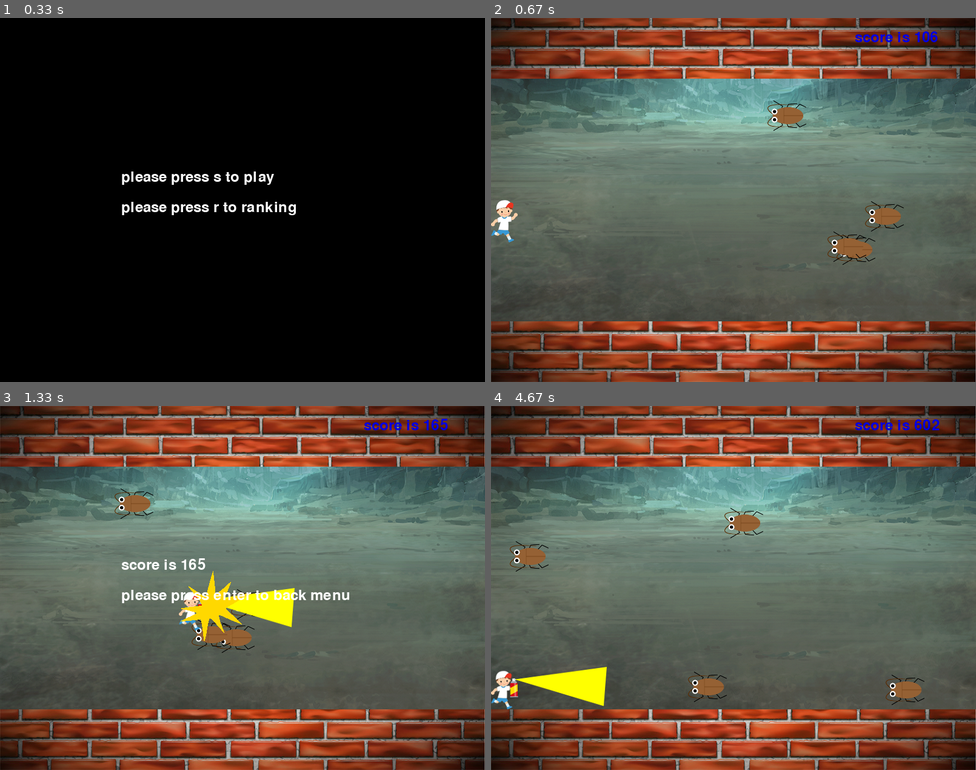
Above: before the commit, frames 1-4 (two rows, left to right).
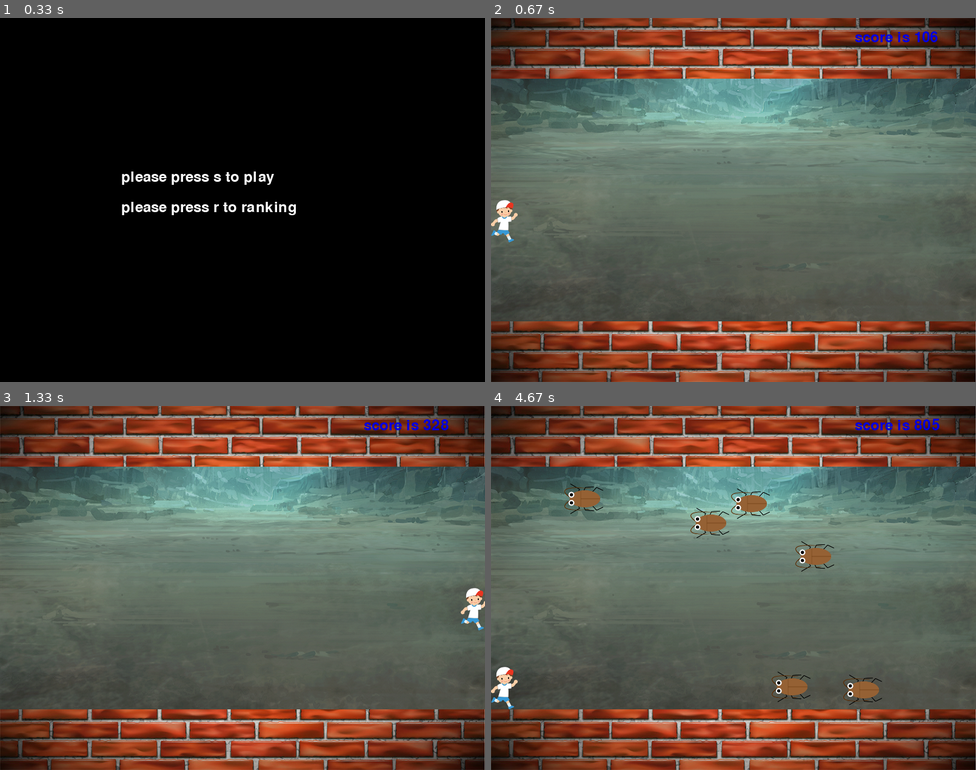
Above: after the commit, the same moments.

Repository: Juju-62q/Taro-sAdventure
Game: pygame game, started from client/MainMenu/MainMenu.py
Two runs of this game, one before a commit and one after it. Both use one fixed random seed, a clock stepped at 60 frames per second and the inputs below.
Inputs:
- Up to frame 1 (0.33 s): no input
- Up to frame 2 (0.67 s): tap S at 0.33 s
- Up to frame 3 (1.33 s): hold Z 0.67-1.13 s; hold Right 0.67-1.13 s
- Up to frame 4 (4.67 s): tap Z at 1.67, 3.37, 3.67, 3.87, 4.17, 4.43 s; tap Enter at 2.5 s; tap S at 2.83 s; hold Right 3.3-3.77 s; hold Left 3.8-4.33 s; hold Down from 4.37 s (still down)

Frame 1 is identical in both runs. In frame 2, 1.1% of the frame differs, in the area x 57-86%, y 22-68%; in frame 3, 3.7%; in frame 4, 4.5%, in the area x 0-93%, y 3-84%.

Commit message:
add killing goki system

Diff:
--- a/client/ScrollGame/Player.py
+++ b/client/ScrollGame/Player.py
@@ -6,10 +6,11 @@
     def __init__(self, x, y, width, height, normalImage, killerWidth, killerImage, move):
         self._rect = Rect(x, y, width, height)
         self._normalImage = normalImage
-        self._killerRect = (x + width, y, killerWidth, height)
+        self._killerWidth = killerWidth
         self._killerImage = killerImage
         self._killerFlag = False
-        self._killerCount = 0
+        self._killerCount = 3
+        self._count = 0
         self._move = move
 
     @property
@@ -21,12 +22,12 @@
         self._rect = rect
 
     @property
-    def killerRect(self):
-        return self._killerRect
+    def killerWidth(self):
+        return self._killerWidth
 
-    @killerRect.setter
-    def killerRect(self, killerRect):
-        self._killerRect = killerRect
+    @killerWidth.setter
+    def killerWidth(self, killerWidth):
+        self._killerWidth = killerWidth
 
     @property
     def killerFlag(self):
@@ -44,6 +45,13 @@
     def killerCount(self, killerCount):
         self._killerCount = killerCount
 
+    @property
+    def count(self):
+        return self._count
+
+    @count.setter
+    def count(self, count):
+        self._count = count
     @property
     def move(self):
         return self._move
@@ -67,9 +75,10 @@
 
     def updatePlayerImage(self, pressedKey):
         if self.killerFlag:
-            self.killerCount += 1
-        elif pressedKey[pygame.K_z]:
-            self.killerCount = 0
+            self.count += 1
+        elif pressedKey[pygame.K_z] and self.killerCount > 0:
+            self.killerCount -= 1
+            self.count = 0
             self.killerFlag = True
-        if self.killerCount > 100:
+        if self.count > 100:
             self.killerFlag = False
--- a/client/ScrollGame/Score.py
+++ b/client/ScrollGame/Score.py
@@ -1,9 +1,10 @@
 
 class Score:
 
-    def __init__(self, score, scoreUpdate, x, y):
+    def __init__(self, score, scoreUpdate, bornusPoint, x, y):
         self._score = score
         self._scoreUpdate = scoreUpdate
+        self._bornusPoint = bornusPoint
         self._x = x
         self._y = y
 
@@ -24,6 +25,10 @@
         self._scoreUpdate = scoreUpdate
 
     @property
+    def bornusPoint(self):
+        return self._bornusPoint
+
+    @property
     def x(self):
         return self._x
 
@@ -42,3 +47,6 @@
     def update(self):
         self.score += self.scoreUpdate
         return self.score
+
+    def killedBornus(self):
+        self.score += self._bornusPoint
--- a/client/ScrollGame/ScrollGame.py
+++ b/client/ScrollGame/ScrollGame.py
@@ -24,7 +24,7 @@
         self.playerZoneBottom = self.height * 5 / 6
 
         # for score
-        self.score = Score(0, 1, 600, 20)
+        self.score = Score(0, 1, 100, 600, 20)
 
         # for Images
         self.sysFont = pygame.font.SysFont(None, 36)
@@ -52,8 +52,8 @@
             self.surface.blit(self.playZone, (0, self.playerZoneAbove))
 
             # make enemy
-            probability = 60 - int(self.score.score / 300) if self.score.score > 100 else 0
-            if randint(0, probability if probability > 30 else 30) == 0:
+            probability = 60 - int(self.score.score / 200)
+            if randint(0, probability if probability > 20 else 20) == 0:
                 gokiHeight = 50
                 gokiWidth = 64
                 goki = Goki(self.width - gokiWidth, randint(self.playerZoneAbove, self.playerZoneBottom - gokiHeight), gokiWidth, gokiHeight)
@@ -75,8 +75,12 @@
             pressedKey = pygame.key.get_pressed()
             self.player.movePlayer(pressedKey, self.width, self.playerZoneAbove, self.playerZoneBottom)
             self.player.updatePlayerImage(pressedKey)
+
             self.surface.blit(self.player.getImage(), (self.player.rect.x, self.player.rect.y))
 
+            # kill enemy
+            if self.player.killerFlag:
+                self.checkKillGokis()
             # update score
             scoreImage = self.sysFont.render("score is {}".format(self.score.update()), True, (0, 0, 225))
             self.surface.blit(scoreImage, (self.score.x, self.score.y))
@@ -105,6 +109,18 @@
                and self.player.rect.y <= goki.hitZone.y + goki.hitZone.height \
                and self.player.rect.y + self.player.rect.height >= goki.hitZone.y
 
+    def checkKillGokis(self):
+        for goki in self.gokis:
+            if self.isKillGoki(goki):
+                self.gokis.remove(goki)
+                self.score.killedBornus()
+
+    def isKillGoki(self, goki):
+        return self.player.rect.x + self.player.rect.width <= goki.hitZone.x + goki.hitZone.width \
+               and self.player.rect.x + self.player.rect.width + self.player.killerWidth >= goki.hitZone.x \
+               and self.player.rect.y <= goki.hitZone.y + goki.hitZone.height \
+               and self.player.rect.y + self.player.rect.height >= goki.hitZone.y
+
     def gameOver(self):
         userName = getpass.getuser()
         sendData = "{0} {1}".format(userName, self.score.score).encode("ascii")
